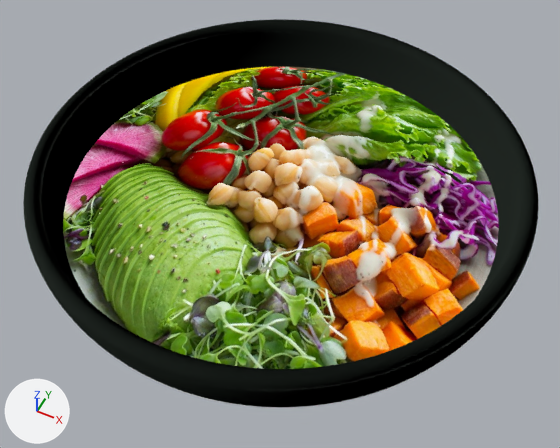
The glTF model assets/models/bowl.glb as it was, and as the next commit left it.
Both versions are drawn from a 50 mm lens placed at (0.995, -1.998, 2.877), pointed at (-0.004, -0.001, 0.38). Lighting does not change. The marker at lower left points along +X, +Y and +Z. The older version comes first. Vertices at exactly the same position are counted once.

The scene before the commit, as lines of its bpy script (objects in view):
```python
mat_food = bpy.data.materials.new('food')
mat_food.use_nodes = True; mat_food.node_tree.nodes.clear()
_N = mat_food.node_tree.nodes; _L = mat_food.node_tree.links
n0 = _N.new('ShaderNodeEmission'); n0.name = 'Emission'
n1 = _N.new('ShaderNodeLightPath'); n1.name = 'Light Path'
n2 = _N.new('ShaderNodeBsdfTransparent'); n2.name = 'Transparent BSDF'
n3 = _N.new('ShaderNodeMixShader'); n3.name = 'Mix Shader'
n4 = _N.new('ShaderNodeOutputMaterial'); n4.name = 'Material Output'
n5 = _N.new('ShaderNodeTexImage'); n5.name = 'Image Texture'
n5.image = img_image_0
n5.extension = 'EXTEND'
_L.new(n1.outputs[0], n3.inputs[0])  # 'Is Camera Ray' to 'Factor'
_L.new(n2.outputs[0], n3.inputs[1])  # 'BSDF' to 'Shader'
_L.new(n0.outputs[0], n3.inputs[2])  # 'Emission' to 'Shader'
_L.new(n3.outputs[0], n4.inputs[0])  # 'Shader' to 'Surface'
_L.new(n5.outputs[0], n0.inputs[0])  # 'Color' to 'Color'
me_bowl = bpy.data.meshes.new('bowl')
me_bowl.from_pydata(...)  # 16564 vertices, 32848 faces; spans x -1.0..1.0, y -1.0..1.0, z 0.0..0.76
# faces by material slot: [14560, 18288]
me_bowl.materials.append(mat_ceramic)  # grey #7c8e81
me_bowl.materials.append(mat_food)
ob_bowl = bpy.data.objects.new('bowl', me_bowl)
ob_bowl.location = (0.0, 0.0, 0.0)
```
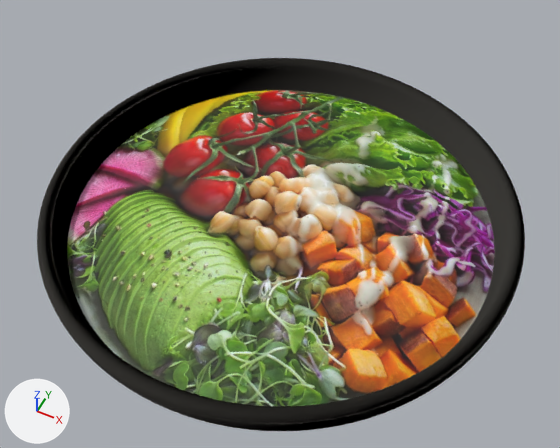
Where the change shows, as pixel boxes [x1, y1, x2, y2] in the pictures (560 x 448 px; the box of a moved part takes in the faces that stretch with it):
'bowl', surface changed, reshaped
    before: [23, 19, 539, 407]
    after: [37, 58, 525, 431]
part 1 of me_bowl, moved or reshaped
    before: [23, 19, 539, 407]
    after: [37, 58, 525, 431]
part 2 of me_bowl, moved or reshaped
    before: [63, 67, 499, 369]
    after: [67, 90, 495, 406]

Edits to the bpy script that builds the scene:
```text
Add img_image_1:
    img_image_1 = load_image('Image_1', '_unpacked/Image_1', 1024, 1024, 'Non-Color')
Change mat_food:
    remove # nodes: BsdfTransparent, Emission, LightPath, MixShader, OutputMaterial, TexImage
    nodes: BsdfPrincipled, NormalMap, OutputMaterial, TexImage x2
    uses the picture img_image_1
Change me_bowl:
    used by ob_bowl; location = (0.0, 0.0, 0.0)
    remove me_bowl.from_pydata(...)  # 16564 vertices, 32848 faces; spans x -1.0..1.0, y -1.0..1.0, z 0.0..0.76
    add me_bowl.from_pydata(...)  # 16564 vertices, 32848 faces; spans x -1.0..1.0, y -1.0..1.0, z 0.0..0.6
    me_bowl part 1: the loose piece of 7347 vertices spanning x -1.0..1.0, y -1.0..1.0, z 0.0..0.76 is scaled about its middle by (1, 1, 0.711), then moved by (0.0, 0.0, -0.12)
    me_bowl part 2: the loose piece of 9217 vertices spanning x -0.89..0.89, y -0.89..0.89, z 0.55..0.76 is scaled about its middle by (1.02, 1.02, 1), then moved by (0.0, 0.0, -0.16)
```
